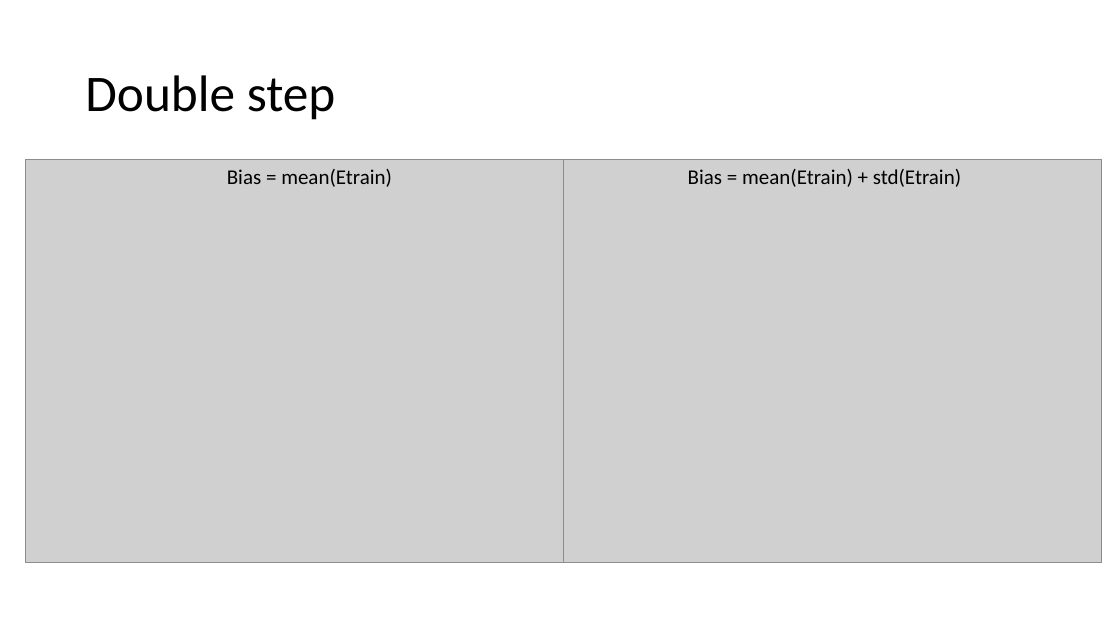
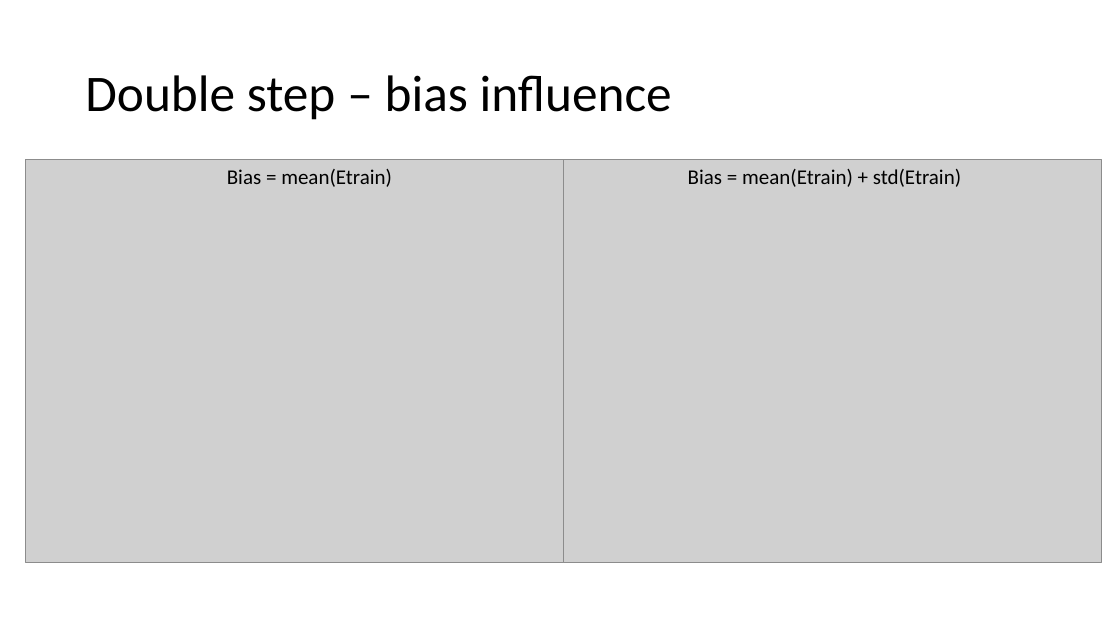
Before and after one commit to MaltheBisbo/learningForces, a slide deck: slide 17 of progress.pptx (slide 14 before the commit). Drawn at 1120x630 pixels with LibreOffice and Linux fonts; fonts in the diff are those of the drawing; grey boxes stand for pictures. Boxes give left, top, right and bottom in pixels: in the first picture for what was removed or moved away, otherwise in the second. Text is boxed around its words. In the diff, an @@ line names an element or a change of style, - is before the commit and + after.

```diff
--- a/progress.pptx
+++ b/progress.pptx
@@ title at bbox=[85, 75, 672, 120]: text changed @@
-Double step
+Double step – bias influence
```
Also in this commit, not shown: 4 other slides changed, 3 slides added.
